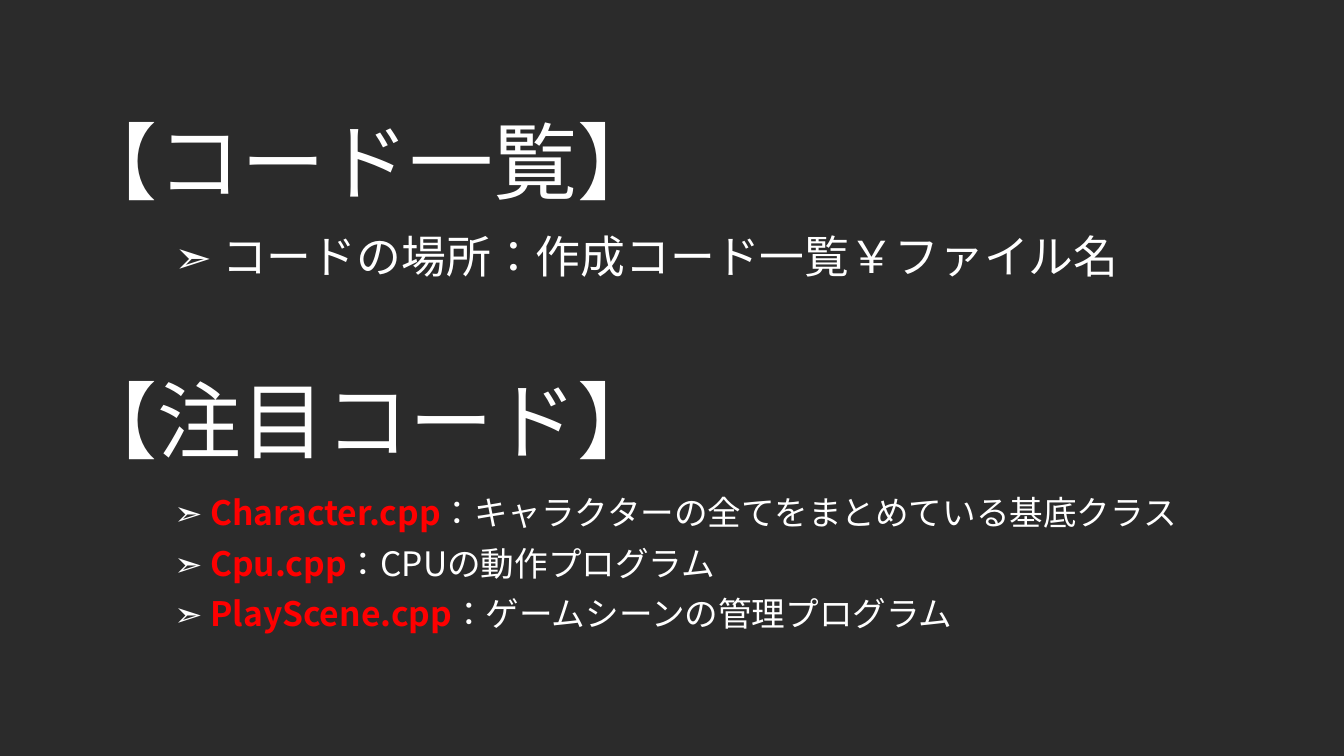
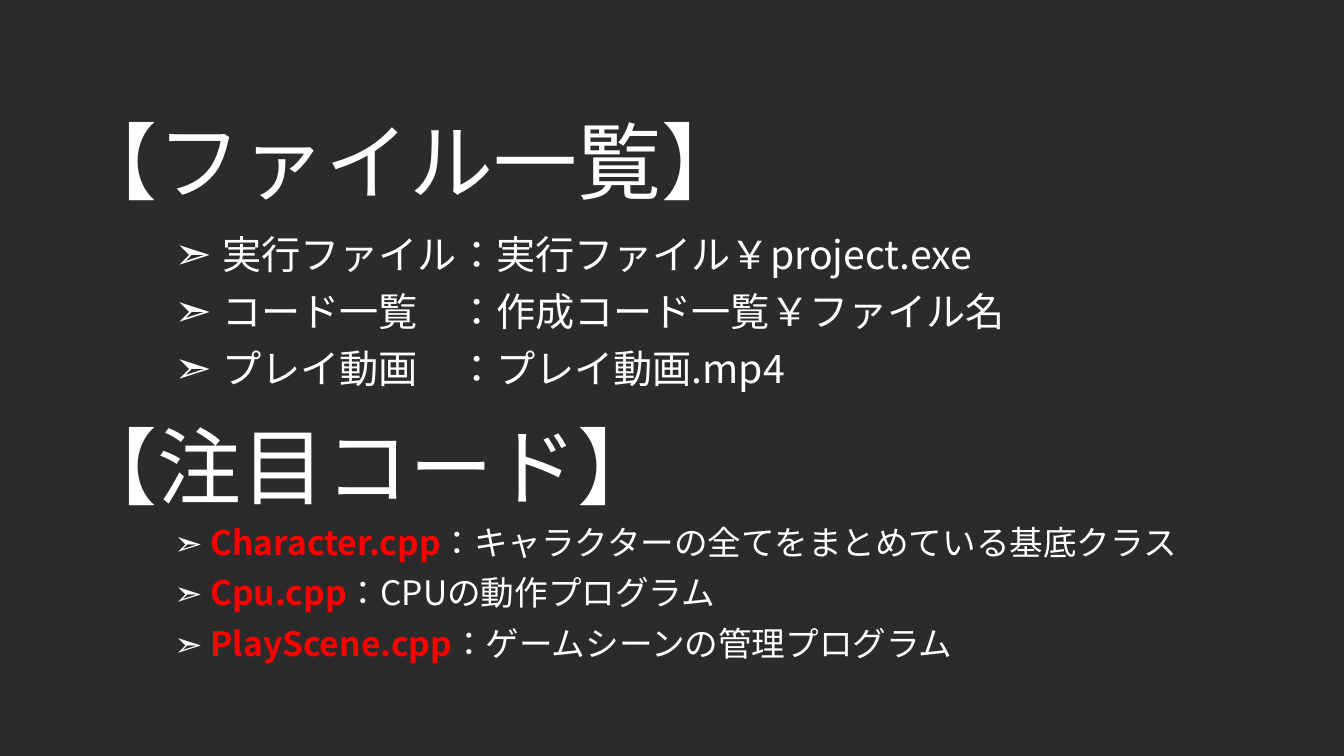
Before and after one commit to F0402Nishi/FightingGame, a slide deck: slide 6 of 仕様書.pptx. Drawn at 1344x756 pixels with LibreOffice and Linux fonts; fonts in the diff are those of the drawing; background and template pictures are left out; a plain dark background stands for a picture behind light text. Boxes give left, top, right and bottom in pixels: in the first picture for what was removed or moved away, otherwise in the second. Text is boxed around its words. In the diff, an @@ line names an element or a change of style, - is before the commit and + after.

```diff
--- a/仕様書.pptx
+++ b/仕様書.pptx
@@ title at bbox=[74, 122, 746, 201]: text changed @@
-【コード一覧】
+【ファイル一覧】
@@ text at bbox=[222, 236, 1005, 392]: text changed; size 32 to 28 pt @@
-➣ コードの場所：作成コード一覧￥ファイル名
+➣ 実行ファイル：実行ファイル￥project.exe
+➣ コード一覧 ：作成コード一覧￥ファイル名
+➣ プレイ動画 ：プレイ動画.mp4
@@ text "【注目コード】": place and size @@
-text "【注目コード】" at bbox=[74, 381, 662, 460]
+text "【注目コード】" at bbox=[74, 427, 662, 506]
@@ text "➣ Character.cpp：キャラクターの全てをまとめている基底クラス": place and size @@
-text "➣ Character.cpp：キャラクターの全てをまとめている基底クラス" at bbox=[210, 496, 1177, 634]
+text "➣ Character.cpp：キャラクターの全てをまとめている基底クラス" at bbox=[210, 526, 1177, 664]
```
Also in this commit, not shown: 2 other slides changed, 2 slides added, 1 slide removed.
